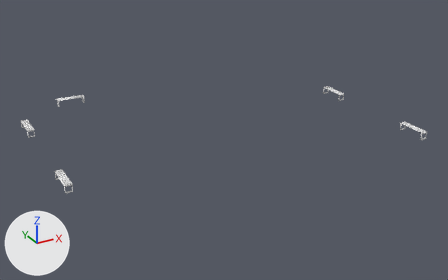
One commit to the OBJ model Kinderki/res/models/level/benches.OBJ: the scene before it, then after it.
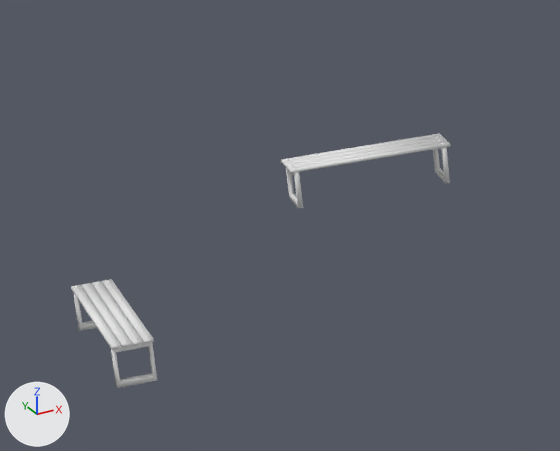
The first picture shows the older version from a 50 mm camera at (-721.0, -4694.0, 2482.0) aimed at (2152.0, 530.0, -130.0). The close-ups show both versions on the part from 2% to 23% of the width and 26% to 53% of the height of that picture; other places that the commit changed are outside them. The lights are fixed; the arrows at lower left show +X, +Y and +Z. Where no turn or scale is listed for an object, it has been applied to the vertices.

Script lines for the objects in view, before the commit:
```python
mat_wire_154215229 = principled_material('wire_154215229')
mat_wire_154215229.base_color = (0.8, 0.8, 0.8)  # white #e7e7e7
mat_wire_154215229.roughness = 1.0
me_box002 = bpy.data.meshes.new('Box002')
me_box002.from_pydata(...)  # 1360 vertices, 1496 faces; spans x 314.0..385.0, y 1250.0..1562.0, z 2.0..84.0
me_box002.polygons.foreach_set('use_smooth', [True] * 1496)
me_box002.materials.append(mat_wire_154215229)  # white #e7e7e7
me_box005 = bpy.data.meshes.new('Box005')
me_box005.from_pydata(...)  # 1360 vertices, 1496 faces; spans x 810.0..1122.0, y 1964.0..2035.0, z 2.0..84.0
me_box005.polygons.foreach_set('use_smooth', [True] * 1496)
me_box005.materials.append(mat_wire_154215229)  # white #e7e7e7
ob_box002 = bpy.data.objects.new('Box002', me_box002)
ob_box002.location = (0.0, 0.0, 0.0)
ob_box005 = bpy.data.objects.new('Box005', me_box005)
ob_box005.location = (0.0, 0.0, 0.0)
```
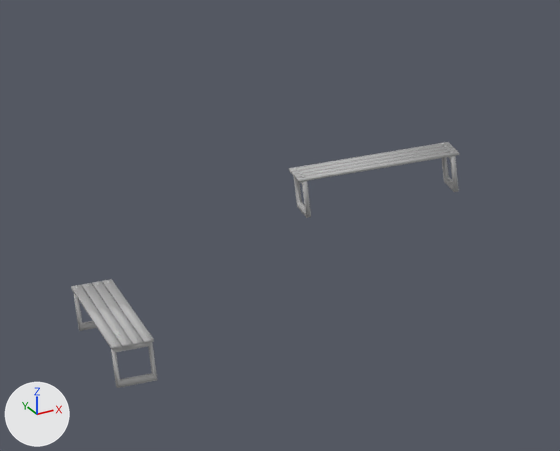
Where the change shows, as pixel boxes [x1, y1, x2, y2] in the close-ups (560 x 451 px; the box of a moved part takes in the faces that stretch with it):
'Box005', recoloured, reshaped (white to grey)
    before: [281, 133, 450, 208]
    after: [289, 142, 459, 218]
'Box002', recoloured (white to grey)
    both: [71, 279, 157, 388]
part 1 of me_box005, moved or reshaped
    before: [288, 142, 450, 173]
    after: [296, 150, 459, 182]
part 2 of me_box005, moved or reshaped
    before: [286, 139, 447, 170]
    after: [294, 147, 456, 179]
part 3 of me_box005, moved or reshaped
    before: [283, 136, 445, 167]
    after: [291, 145, 453, 176]
part 4 of me_box005, moved or reshaped
    before: [281, 133, 442, 165]
    after: [289, 142, 451, 173]
part 5 of me_box005, moved or reshaped
    before: [286, 168, 303, 208]
    after: [294, 177, 311, 218]
part 6 of me_box005, moved or reshaped
    before: [433, 147, 450, 183]
    after: [442, 156, 459, 192]

What the commit changed:
Material 'wire_154215229' (mat_wire_154215229) changes colour from white #e7e7e7 to grey #bcbcbc; in linear values from (0.8, 0.8, 0.8) to (0.5, 0.5, 0.5).
me_box005 has 1360 vertices, 1496 faces and spans x 810.0..1122.0, y 1964.0..2035.0, z 2.0..84.0.
me_box005 is used by ob_box005; location (0.0, 0.0, 0.0).
me_box005 part 1: the loose piece of 8 vertices spanning x 810.0..1122.0, y 1964.0..1980.0, z 76.0..81.0 is moved by (0.0, -56.0, 0.0).
me_box005 part 2: the loose piece of 8 vertices spanning x 810.0..1122.0, y 1982.0..1999.0, z 76.0..81.0 is moved by (0.0, -56.0, 0.0).
me_box005 part 3: the loose piece of 8 vertices spanning x 810.0..1122.0, y 2000.0..2017.0, z 76.0..81.0 is moved by (0.0, -56.0, 0.0).
me_box005 part 4: the loose piece of 8 vertices spanning x 810.0..1122.0, y 2018.0..2035.0, z 76.0..81.0 is moved by (0.0, -56.0, 0.0).
me_box005 part 5: the loose piece of 16 vertices spanning x 818.0..826.0, y 1965.0..2033.0, z 2.0..77.0 is moved by (0.0, -56.0, 0.0).
me_box005 part 6: the loose piece of 16 vertices spanning x 1106.0..1115.0, y 1965.0..2033.0, z 2.0..77.0 is moved by (0.0, -56.0, 0.0).
